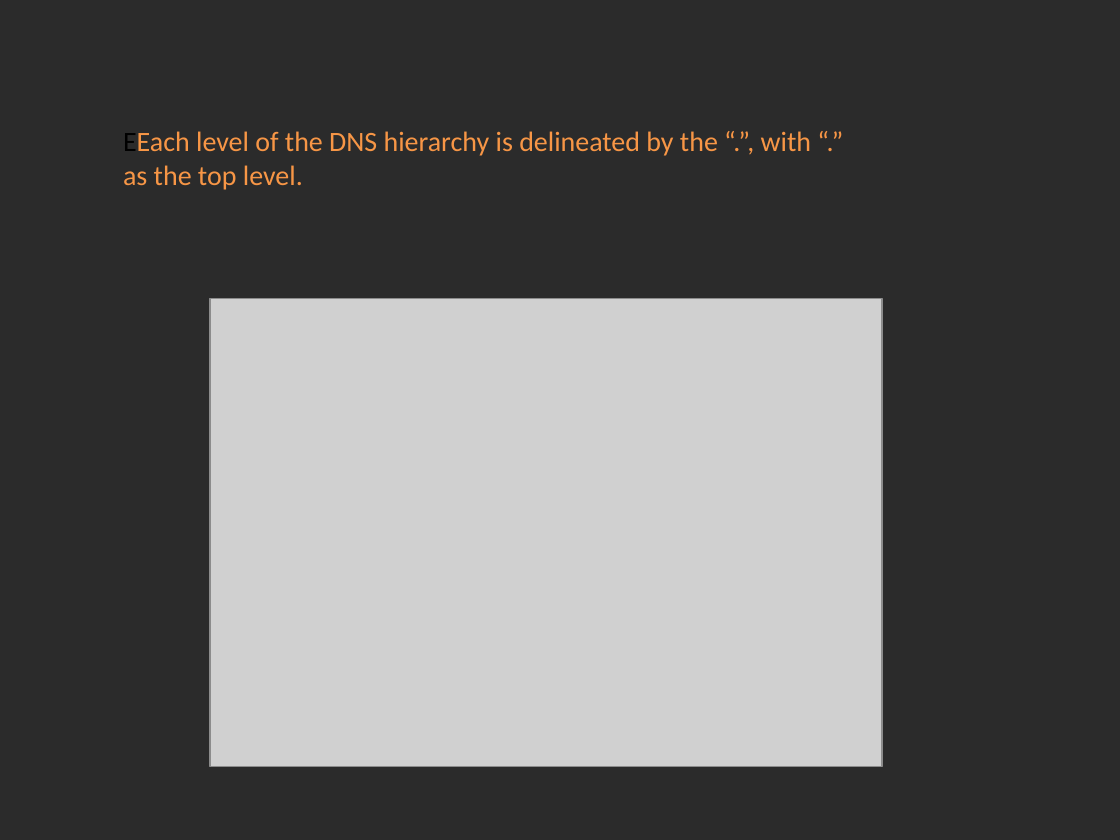
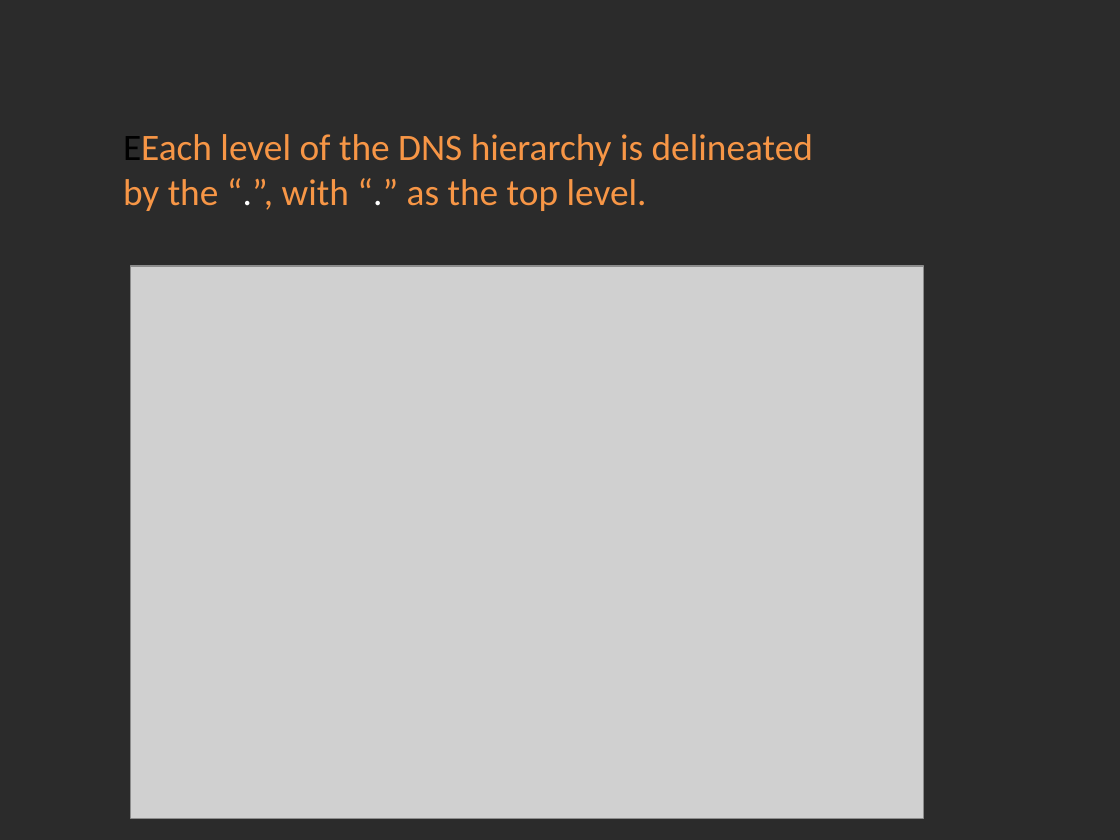
Before and after one commit to Academy-Soft-Intellect/Linux-Course, a slide deck: slide 2 of 06.Networking/06-DNS.pptx. Drawn at 1120x840 pixels with LibreOffice and Linux fonts; fonts in the diff are those of the drawing; grey boxes stand for pictures; background and template pictures are left out; a plain dark background stands for a picture behind light text. Boxes give left, top, right and bottom in pixels: in the first picture for what was removed or moved away, otherwise in the second. Text is boxed around its words. In the diff, an @@ line names an element or a change of style, - is before the commit and + after.

```diff
--- a/06.Networking/06-DNS.pptx
+++ b/06.Networking/06-DNS.pptx
@@ text "EEach level of the DNS ..." at (123, 134, 813, 211): size 18 to 24 pt; text colour #F79646 to #FFFFFF in "“.”, “.”" @@
@@ picture: place and size @@
-picture at (211, 299, 883, 767)
+picture at (131, 267, 924, 819)
```
Also in this commit, not shown: 2 other slides changed, 3 other files.
